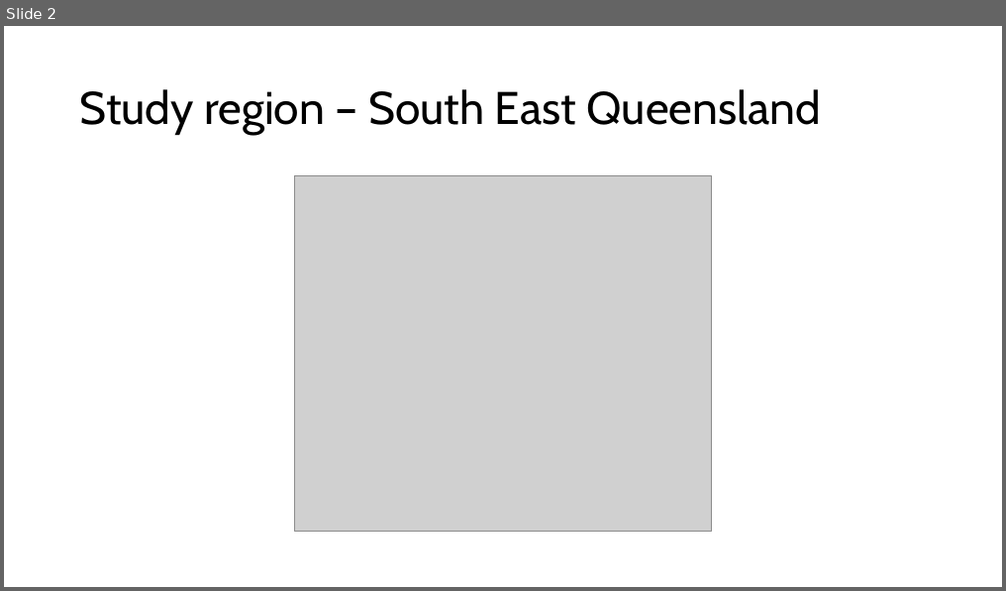
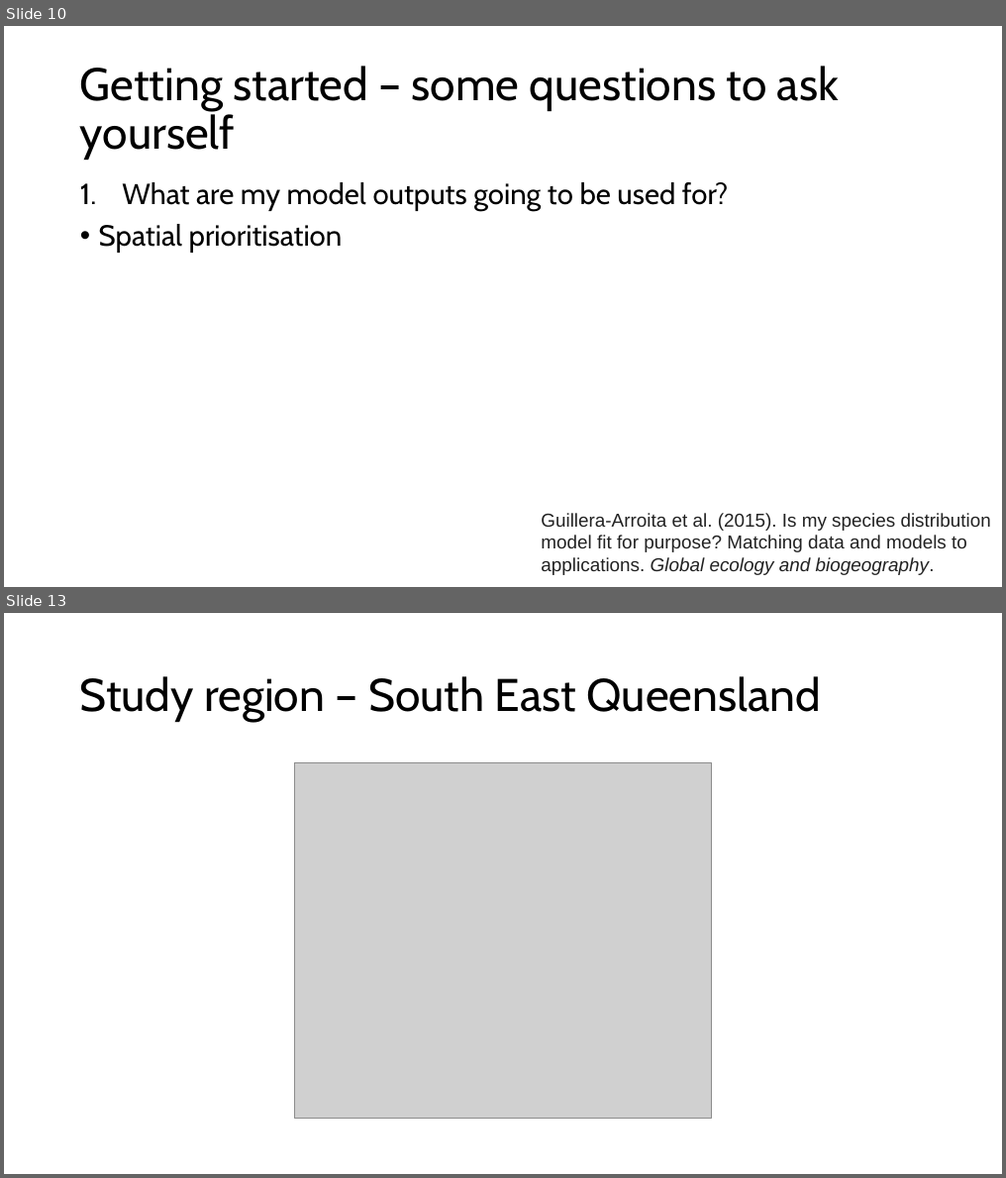
Before and after one commit to patch105/ICCB_koala_sdm, a slide deck: ICC_koala_sdm_slides.pptx. Shown one above the other, each under a label of ours: slide 2 before the commit, slides 10 and 13 after it; the slides between them are not shown. The pictures are 1006x591 and 1006x1178 pixels, drawn with LibreOffice and Linux fonts; fonts in the diff are those of the drawing; grey boxes stand for pictures. Boxes give left, top, right and bottom in pixels: in the first picture for what was removed or moved away, otherwise in the second. Text is boxed around its words. In the diff, an @@ line names an element or a change of style, - is before the commit and + after.

```diff
--- a/ICC_koala_sdm_slides.pptx
+++ b/ICC_koala_sdm_slides.pptx
@@ slide 10 added at (x1=4, y1=26, x2=1002, y2=587), background #FFFFFF @@
@@ title added at (x1=80, y1=66, x2=839, y2=160), 44 pt, text #000000 @@
+Getting started – some questions to ask yourself
@@ text added at (x1=99, y1=182, x2=728, y2=253), 28 pt, text #000000 @@
+1. What are my model outputs going to be used for?
+• Spatial prioritisation
@@ text added at (x1=541, y1=513, x2=991, y2=575), 18 pt, text #222222 @@
+Guillera‐Arroita et al. (2015). Is my species distribution model fit for purpose? Matching data and models to applications. Global ecology and biogeography.
@@ what was slide 2 is now slide 13 @@
```
Also in this commit, not shown: 11 other slides added, 1 slide removed.
